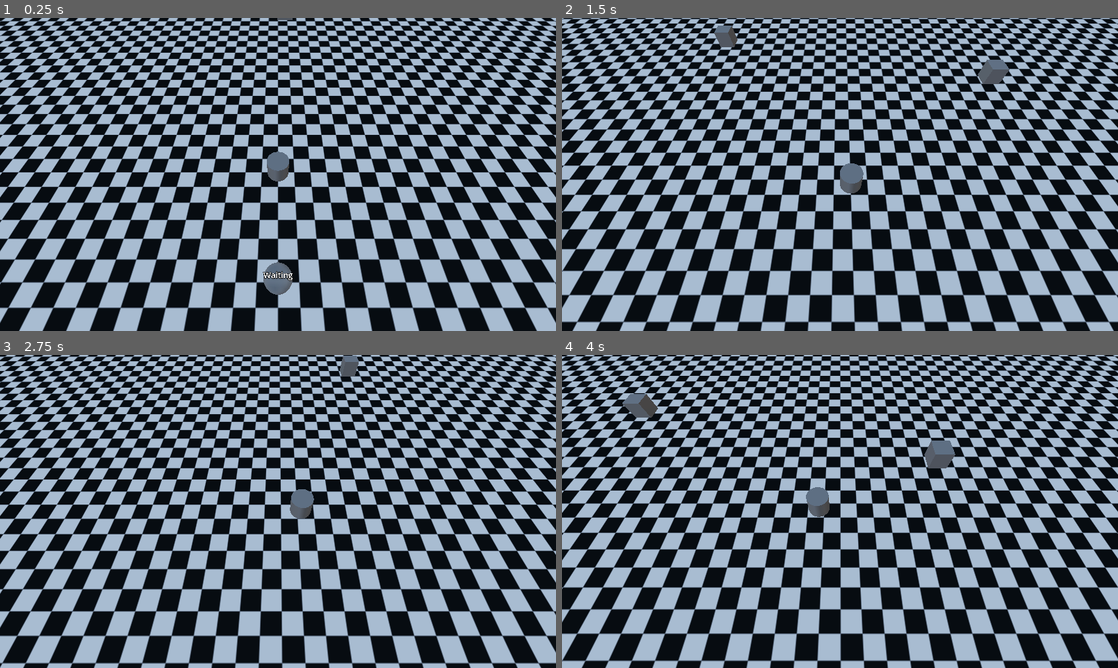
Above: before the commit, frames 1-4 (two rows, left to right).
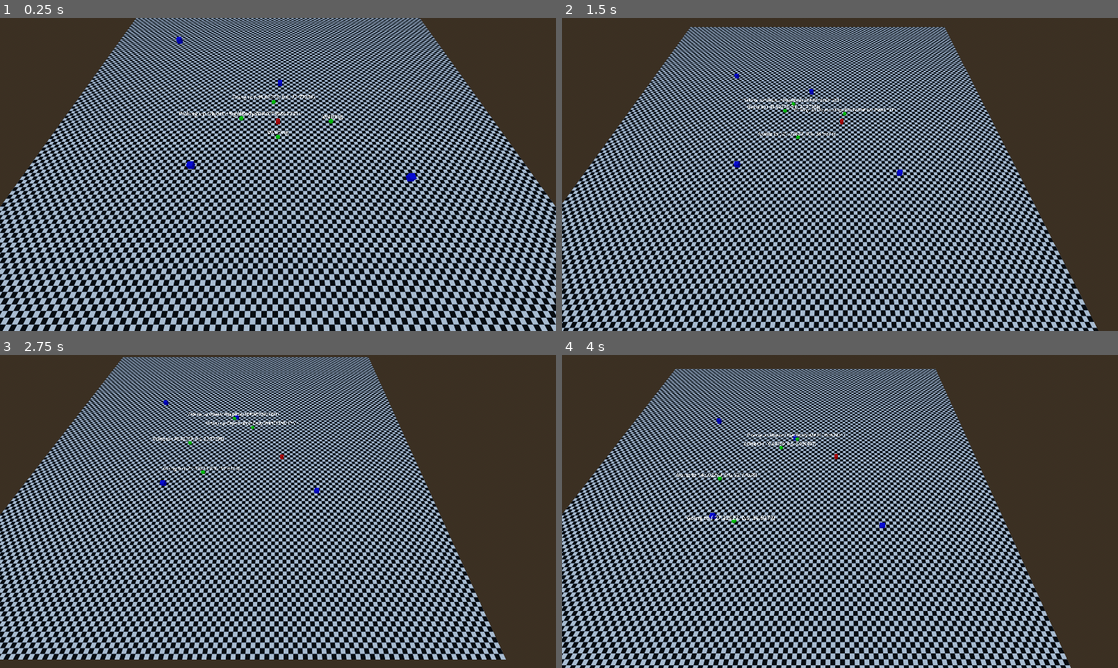
Above: after the commit, the same moments.

Repository: 0rbios/Haunted-Housekeeping
Game: Godot game, scene res://Temp/debug.tscn
The game is run twice, just before and just after one commit, with the same random seed, the same clock (stepped at 60 frames per second) and the same inputs.
Inputs (mouse positions are in pixels of both pictures, inside the frame that each line leads up to):
- Up to frame 1 (0.25 s): no input
- Up to frame 2 (1.5 s): move the mouse to (962, 158) at 0.52 s; hold D (Right) 0.53-1.28 s; tap Space (Dash) at 0.6 s; move the mouse to (728, 190) at 1.27 s; hold S (Down) from 1.28 s (still down); tap E (Interact) at 1.35 s
- Up to frame 3 (2.75 s): move the mouse to (333, 442) at 2.02 s; release S (Down) at 2.03 s; press the mouse at (333, 442) at 2.03 s; hold D (Right) from 2.03 s (still down)
- Up to frame 4 (4 s): move the mouse to (812, 574) at 2.77 s; release D (Right) at 2.78 s; release the mouse at (812, 574) at 2.78 s; hold W (Up) 2.78-3.53 s; tap Space (Dash) at 2.85 s; move the mouse to (1006, 558) at 3.52 s; hold A (Left) from 3.53 s (still down); tap E (Interact) at 3.6 s

The runs differ from the first frame. In frame 1, 71% of the frame differs, in the area x 0-100%, y 0-100%; in frame 2, 76%; in frame 3, 77%; in frame 4, 77%.

Commit message:
Temporary file transfer

Diff:
--- a/Objects/Ghost/Scripts/ghost.gd
+++ b/Objects/Ghost/Scripts/ghost.gd
@@ -10,7 +10,6 @@
 
 var carrying = false
 
-var pickupPos
 var pickupObject
 
 func _ready():
@@ -18,8 +17,6 @@
 
 func _choose_action():
 	var action = rng.randi_range(0, 2)
-
-	print("Action: " + str(action))
 
 	match action:
 		0:
@@ -43,45 +40,48 @@
 		"grab": tween.connect("finished", _move_finished_grab)
 
 	var travelTime = sqrt(((pos.x - self.position.x) ** 2) + ((pos.z - self.position.z) ** 2)) / speed
-	print("Movement speed: " + str(travelTime))
 	tween.tween_property(self, "position", pos, travelTime)
 
 func _move_finished():
-	print("Move to:" + str(randPos) + ", Stopped at: " + str(self.position))
 	_choose_action()
 
 func _move_finished_grab():
-	print("Pickup at:" + str(pickupPos) + ", Stopped at: " + str(self.position))
-	pickupObject.carrier = self
-	pickupObject.isCarried = true
-	carrying = true
-	_choose_action()
+	if pickupObject.isCarried == false:
+		pickupObject.carrier = self
+		pickupObject.isCarried = true
+		carrying = true
+		_choose_action()
 
 func _rest_over():
-	print("Timer Out")
 	_choose_action()
 
 func _pickup():
+	var objectDistanceList = []
+	var distanceList = []
+	var pickedObject
 
 	if carrying:
 		pickupObject.isCarried = false
 		pickupObject.position = Vector3(self.position.x, self.position.y, self.position.z)
+		carrying = false
 		_choose_action()
 	else:
 		# IF NO ITEMS ARE EVER CREATED OR DESTROYED THEN THIS SHOULD BE MOVED TO _READY
 		objects = get_tree().get_nodes_in_group("object")
 
-		var findNearest = []
-		var pickedObject
+		for i in range(objects.size()):
+			if objects[i].isCarried == false:
+				objectDistanceList.push_back({"distance": sqrt(((objects[i].position.x - self.position.x) ** 2)+ ((objects[i].position.z - self.position.z)** 2)), "node": objects[i]})
+				distanceList.push_back(objectDistanceList[i].distance)
 
-		for i in range(objects.size()):
-			findNearest.push_back(sqrt(((objects[i].position.x - self.position.x) ** 2) + ((objects[i].position.z - self.position.z) ** 2)))
+		if distanceList.size() > 0:
+			pickedObject = objectDistanceList[distanceList.find(distanceList.min())].node
 
-		pickedObject = findNearest.find(findNearest.min())
+			$CurrentAction.text = "Picking up " + str(pickedObject)
 
-		$CurrentAction.text = "Picking up " + str(objects[pickedObject])
+			pickupObject = pickedObject
 
-		pickupPos = Vector3(objects[pickedObject].position.x, 0.6, objects[pickedObject].position.z)
-		pickupObject = objects[pickedObject]
+			_move_to(Vector3(pickupObject.position.x, 0.6, pickupObject.position.z), "grab")
 
-		_move_to(Vector3(objects[pickedObject].position.x, 0.6, objects[pickedObject].position.z), "grab")
+		else:
+			_choose_action()
--- a/Objects/Ghost/ghost.tscn
+++ b/Objects/Ghost/ghost.tscn
@@ -3,6 +3,9 @@
 [ext_resource type="Script" uid="uid://cnpjflaluffd6" path="res://Objects/Ghost/Scripts/ghost.gd" id="1_8iwm6"]
 
 [sub_resource type="SphereShape3D" id="SphereShape3D_j0vfu"]
+
+[sub_resource type="StandardMaterial3D" id="StandardMaterial3D_8iwm6"]
+albedo_color = Color(0, 1, 0, 1)
 
 [sub_resource type="SphereMesh" id="SphereMesh_8iwm6"]
 
@@ -16,6 +19,7 @@
 shape = SubResource("SphereShape3D_j0vfu")
 
 [node name="Graphic" type="MeshInstance3D" parent="." unique_id=1088552340]
+material_overlay = SubResource("StandardMaterial3D_8iwm6")
 mesh = SubResource("SphereMesh_8iwm6")
 
 [node name="Rest Timer" type="Timer" parent="." unique_id=21313540]
@@ -23,6 +27,6 @@
 
 [node name="CurrentAction" type="Label3D" parent="." unique_id=604558182]
 transform = Transform3D(1, 0, 0, 0, 0.4214949, 0.9068308, 0, -0.9068308, 0.4214949, 0, 1.4872648, 0)
-font_size = 45
+font_size = 240
 
 [connection signal="timeout" from="Rest Timer" to="." method="_rest_over"]
--- a/Objects/Pickups/pickup.tscn
+++ b/Objects/Pickups/pickup.tscn
@@ -3,6 +3,9 @@
 [ext_resource type="Script" uid="uid://cnyxwfvwanqpe" path="res://Objects/Pickups/Script/pickup.gd" id="1_l2ofb"]
 
 [sub_resource type="BoxShape3D" id="BoxShape3D_rfk7t"]
+
+[sub_resource type="StandardMaterial3D" id="StandardMaterial3D_7kwjt"]
+albedo_color = Color(0, 0, 1, 1)
 
 [sub_resource type="BoxMesh" id="BoxMesh_l2ofb"]
 
@@ -16,6 +19,7 @@
 shape = SubResource("BoxShape3D_rfk7t")
 
 [node name="Graphic" type="MeshInstance3D" parent="." unique_id=1247216010]
+material_overlay = SubResource("StandardMaterial3D_7kwjt")
 mesh = SubResource("BoxMesh_l2ofb")
 
 [node name="Pickup Box" type="Area3D" parent="." unique_id=286331205]
--- a/Objects/Player/Scripts/player_movement.gd
+++ b/Objects/Player/Scripts/player_movement.gd
@@ -51,7 +51,7 @@
 			$"Dash Timer".start()
 
 	var tween = get_tree().create_tween()
-	tween.tween_property($Camera, "global_position", Vector3(self.global_position.x, $Camera.global_position.y, self.global_position.z + 5), 0.3)
+	tween.tween_property($Camera, "global_position", Vector3(self.global_position.x, self.global_position.y + 40, self.global_position.z + 40), 0.3)
 
 	toBeNormalized = Vector2(horizontal, long).normalized()
 	velocity = Vector3(toBeNormalized.x * speed, 0, toBeNormalized.y * speed)
--- a/Objects/Player/player.tscn
+++ b/Objects/Player/player.tscn
@@ -4,6 +4,9 @@
 
 [sub_resource type="CylinderShape3D" id="CylinderShape3D_4flbx"]
 height = 1.0
+
+[sub_resource type="StandardMaterial3D" id="StandardMaterial3D_156m4"]
+albedo_color = Color(1, 0, 0, 1)
 
 [sub_resource type="CylinderMesh" id="CylinderMesh_4flbx"]
 
@@ -18,6 +21,7 @@
 
 [node name="Graphic" type="MeshInstance3D" parent="." unique_id=226402085]
 transform = Transform3D(1, 0, 0, 0, 0.5, 0, 0, 0, 1, 0, 0, 0)
+material_override = SubResource("StandardMaterial3D_156m4")
 mesh = SubResource("CylinderMesh_4flbx")
 
 [node name="Dash Timer" type="Timer" parent="." unique_id=29579098]
--- a/Temp/debug.tscn
+++ b/Temp/debug.tscn
@@ -37,7 +37,22 @@
 pickupType = "mop"
 
 [node name="Object2" parent="." unique_id=203089754 instance=ExtResource("3_rdi1l")]
-transform = Transform3D(1, 0, 0, 0, 1, 0, 0, 0, 1, 18.570656, 4.685247, -6.6874313)
+transform = Transform3D(1, 0, 0, 0, 1, 0, 0, 0, 1, 22.4844, 4.911544, 16.83707)
 
 [node name="Ghost" parent="." unique_id=774080266 instance=ExtResource("4_whauu")]
 transform = Transform3D(1, 0, 0, 0, 1, 0, 0, 0, 1, 0, 0.6, 4.575736)
+
+[node name="Ghost2" parent="." unique_id=1859647683 instance=ExtResource("4_whauu")]
+transform = Transform3D(1, 0, 0, 0, 1, 0, 0, 0, 1, 12.059, 0.6, 0)
+
+[node name="Ghost3" parent="." unique_id=736488911 instance=ExtResource("4_whauu")]
+transform = Transform3D(1, 0, 0, 0, 1, 0, 0, 0, 1, -9.233206, 0.6, 0)
+
+[node name="Ghost4" parent="." unique_id=302550963 instance=ExtResource("4_whauu")]
+transform = Transform3D(1, 0, 0, 0, 1, 0, 0, 0, 1, 0, 0.6, -7.0476723)
+
+[node name="Object3" parent="." unique_id=89118270 instance=ExtResource("3_rdi1l")]
+transform = Transform3D(1, 0, 0, 0, 1, 0, 0, 0, 1, -23.542767, 8.778299, -18.452644)
+
+[node name="Object4" parent="." unique_id=557077033 instance=ExtResource("3_rdi1l")]
+transform = Transform3D(1, 0, 0, 0, 1, 0, 0, 0, 1, -15.133941, 5.1547594, 14.553395)
